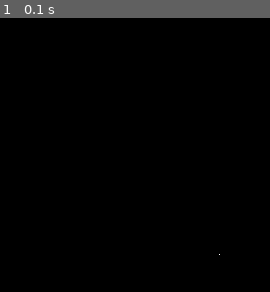
Above: before the commit, frame 1.
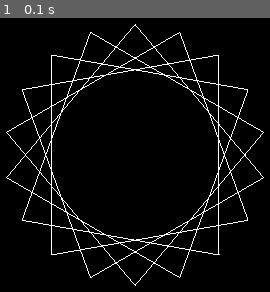
Above: after the commit, the same moment.

Repository: anzmaaan/anz-renderer
Game: pygame game, started from Turtle.py
Same seed, same stepped clock (60 frames per second), same inputs: the game is played once before the commit and once after it.
Inputs:
- Up to frame 1 (0.1 s): no input

The runs differ from the first frame. In frame 1, 4.2% of the frame differs, in the area x 2-98%, y 2-98%.

Commit message:
Started development of custom 'Turtle Graphics' and modified code to produce Lindenmayer Systems.

Diff:
--- a/Turtle.py
+++ b/Turtle.py
@@ -3,6 +3,7 @@
 from OpenGL.GL import *
 from OpenGL.GLU import *
 from Utils import *
+import numpy as np
 
 pygame.init()
 
@@ -16,6 +17,34 @@
 screen = pygame.display.set_mode((screen_width, screen_height), DOUBLEBUF | OPENGL)
 pygame.display.set_caption('Turtle Graphics')
 
+current_position = (0, 0)
+direction = np.array([0, 1, 0])
+
+axiom = 'F'
+rules = {
+    "F": "F[+F]F"
+}
+draw_length = 10
+angle = 90
+stack = []
+rule_run_number = 1
+instructions = ""
+
+
+def run_rule(run_count):
+    global instructions
+    instructions = axiom
+    for loops in range(run_count):
+        old_system = instructions
+        instructions = ""
+        for c in range(0, len(old_system)):
+            if old_system[c] in rules:
+                instructions += rules[old_system[c]]
+            else:
+                instructions += old_system[c]
+    print('Rule')
+    print(instructions)
+
 
 def init_ortho():
     glMatrixMode(GL_PROJECTION)
@@ -23,9 +52,48 @@
     gluOrtho2D(ortho_left, ortho_right, ortho_top, ortho_bottom)
 
 
+def line_to(x, y):
+    global current_position
+    glBegin(GL_LINE_STRIP)
+    glVertex2f(current_position[0], current_position[1])
+    glVertex2f(x, y)
+    current_position = (x, y)
+    glEnd()
+
+
+def move_to(x, y):
+    global current_position
+    current_position = (x, y)
+
+
+def reset_turtle():
+    global current_position
+    global direction
+    current_position = (0, 0)
+    direction = np.array([0, 1, 0])
+
+
+def draw_turtle():
+    for i in range(100):
+        forward(200)
+        rotate(100)
+
+
+def forward(draw_length):
+    new_x = current_position[0] + direction[0] * draw_length
+    new_y = current_position[1] + direction[1] * draw_length
+    line_to(new_x, new_y)
+
+
+def rotate(angle):
+    global direction
+    direction = z_rotation(direction, math.radians(angle))
+
+
 init_ortho()
 done = False
 glLineWidth(1)
+run_rule(rule_run_number)
 while not done:
     for event in pygame.event.get():
         if event.type == pygame.QUIT:
@@ -37,5 +105,7 @@
     glBegin(GL_POINTS)
     glVertex2f(0, 0)
     glEnd()
+    reset_turtle()
+    draw_turtle()
     pygame.display.flip()
 pygame.quit()
